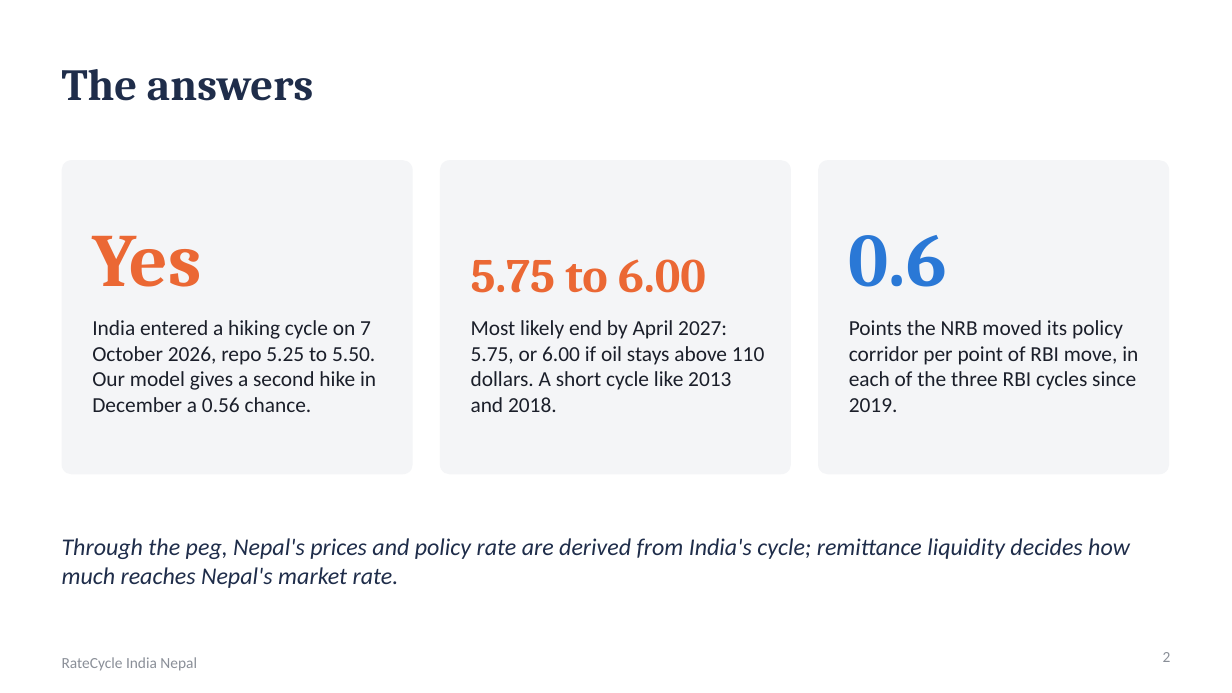
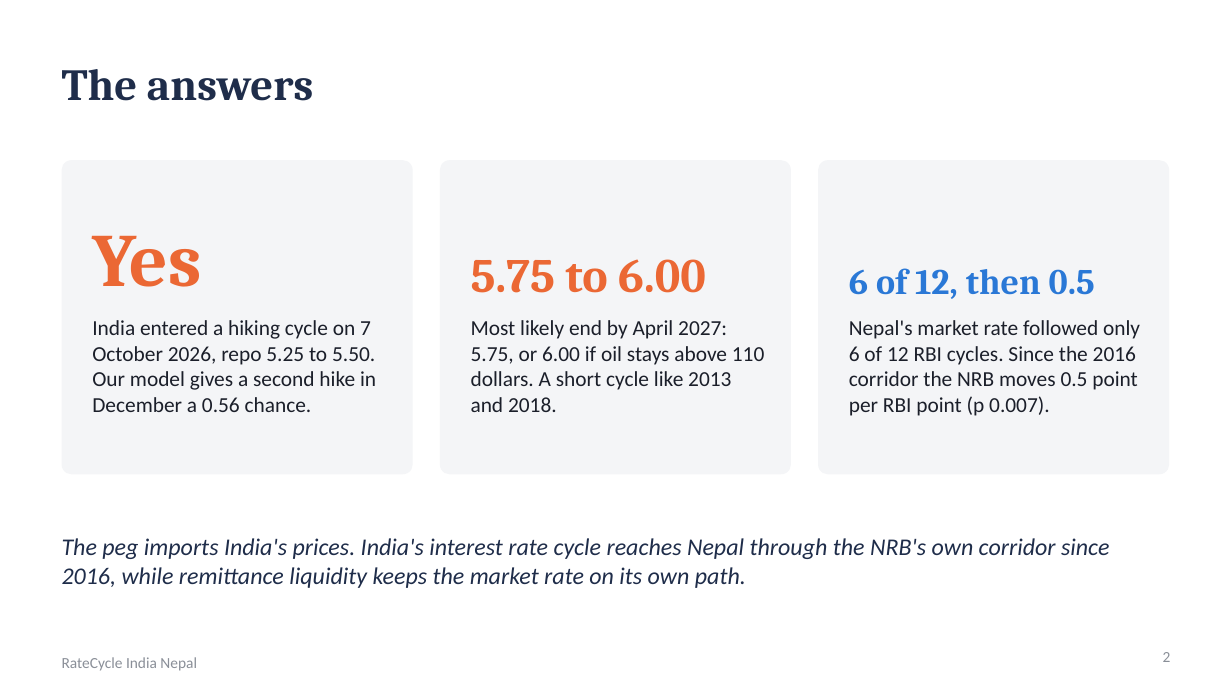
Before and after one commit to sakrit204-byte/interest_rate_cycle_prediction_for_india, a slide deck: slide 2 of reports/presentation/ratecycle_india_nepal.pptx. Drawn at 1232x693 pixels with LibreOffice and Linux fonts; fonts in the diff are those of the drawing. Boxes give left, top, right and bottom in pixels: in the first picture for what was removed or moved away, otherwise in the second. Text is boxed around its words. In the diff, an @@ line names an element or a change of style, - is before the commit and + after.

Commit message:
Policy response test before and during the NRB corridor, coin flip and 0.5 result in deck and dashboard, decisions D055 and D056

```diff
--- a/reports/presentation/ratecycle_india_nepal.pptx
+++ b/reports/presentation/ratecycle_india_nepal.pptx
@@ text at (849, 268, 1095, 299): text changed; size 44 to 21 pt @@
-0.6
+6 of 12, then 0.5
@@ text at (849, 320, 1140, 416): text changed @@
-Points the NRB moved its policy corridor per point of RBI move, in each of the three RBI cycles since 2019.
+Nepal's market rate followed only 6 of 12 RBI cycles. Since the 2016 corridor the NRB moves 0.5 point per RBI point (p 0.007).
@@ text at (62, 538, 1109, 588): text changed @@
-Through the peg, Nepal's prices and policy rate are derived from India's cycle; remittance liquidity decides how much reaches Nepal's market rate.
+The peg imports India's prices. India's interest rate cycle reaches Nepal through the NRB's own corridor since 2016, while remittance liquidity keeps the market rate on its own path.
```
Also in this commit, not shown: 6 other slides changed, 1 slide added, 7 other files.
